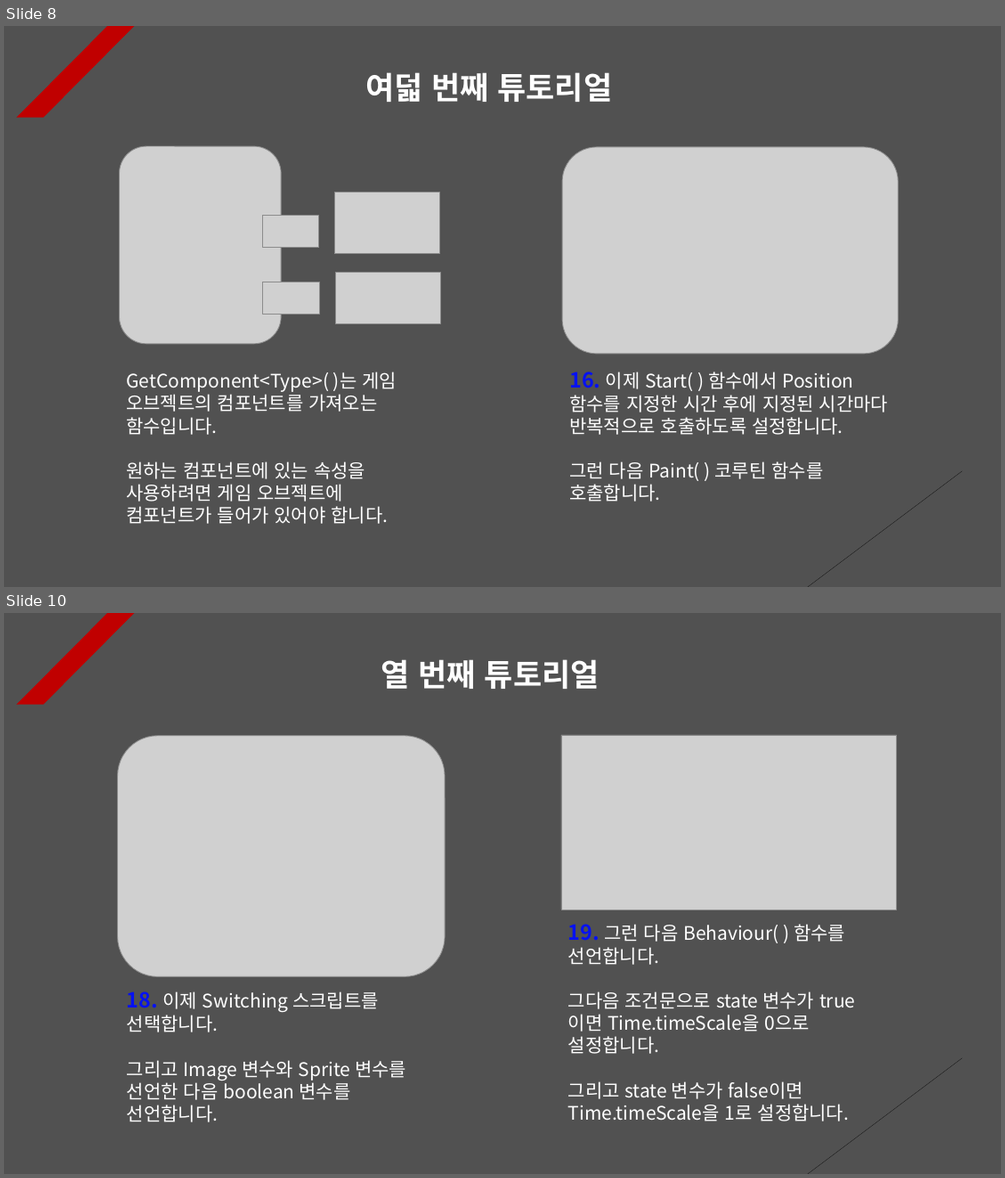
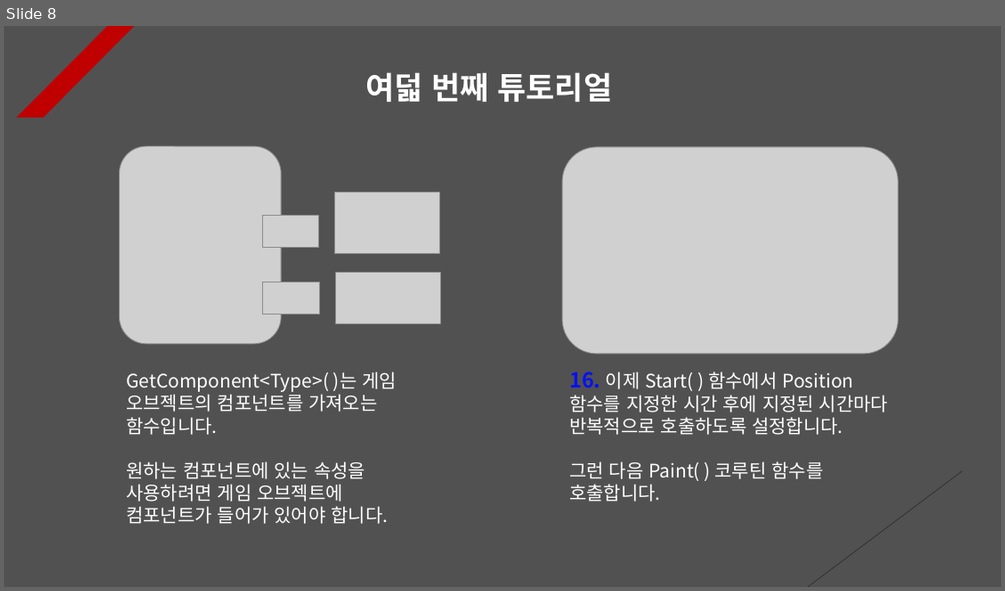
Before and after one commit to Unity2033/3D-UnityEngine, a slide deck: Assets/Class/Joint/PPT Data/Joint Example.pptx. Shown one above the other, each under a label of ours: slides 8 and 10 before the commit, slide 8 after it; the slides between them are not shown. The pictures are 1005x1178 and 1005x591 pixels, drawn with LibreOffice and Linux fonts; fonts in the diff are those of the drawing; grey boxes stand for pictures. Boxes give left, top, right and bottom in pixels: in the first picture for what was removed or moved away, otherwise in the second. Text is boxed around its words. In the diff, an @@ line names an element or a change of style, - is before the commit and + after.

Commit message:
Rotation tutorial renewal
- State pattern application

- When a button is clicked, the
  object is set to look at a specific
  object, and after 1 second, the
  object is set to look at the original
  point.

- Instead of handling moving actions
  in updates, handle them using
  coroutines.

- Adding and deleting resource data

```diff
--- a/Assets/Class/Joint/PPT Data/Joint Example.pptx
+++ b/Assets/Class/Joint/PPT Data/Joint Example.pptx
@@ slide 10 removed at <box>4,613,1001,1174</box>, background #515151; not listed: 2 template elements that a slide beside it also shows @@
@@ text removed at <box>381,659,599,689</box> @@
-열 번째 튜토리얼
@@ picture removed at <box>118,736,445,976</box> @@
@@ picture removed at <box>561,735,897,909</box> @@
@@ text removed at <box>568,924,849,1121</box> @@
-19. 그런 다음 Behaviour( ) 함수를 선언합니다.
-그다음 조건문으로 state 변수가 true이면 Time.timeScale을 0으로 설정합니다.
-그리고 state 변수가 false이면 Time.timeScale을 1로 설정합니다.
@@ text removed at <box>127,991,406,1122</box> @@
-18. 이제 Switching 스크립트를 선택합니다.
-그리고 Image 변수와 Sprite 변수를 선언한 다음 boolean 변수를 선언합니다.
```
Also in this commit, not shown: 2 other slides removed, 14 other files.
